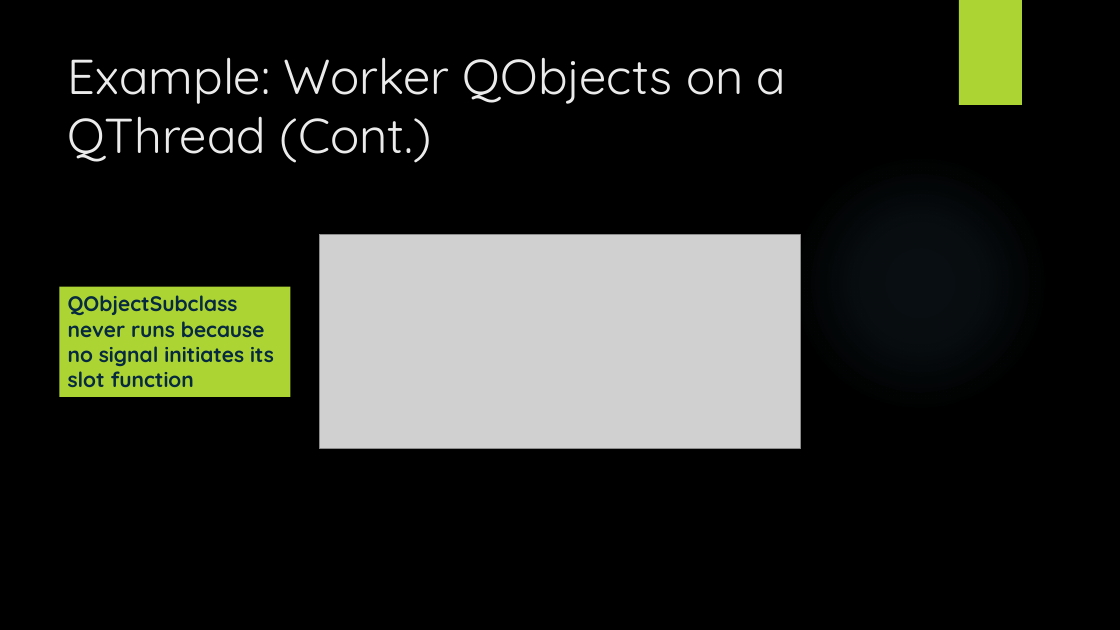
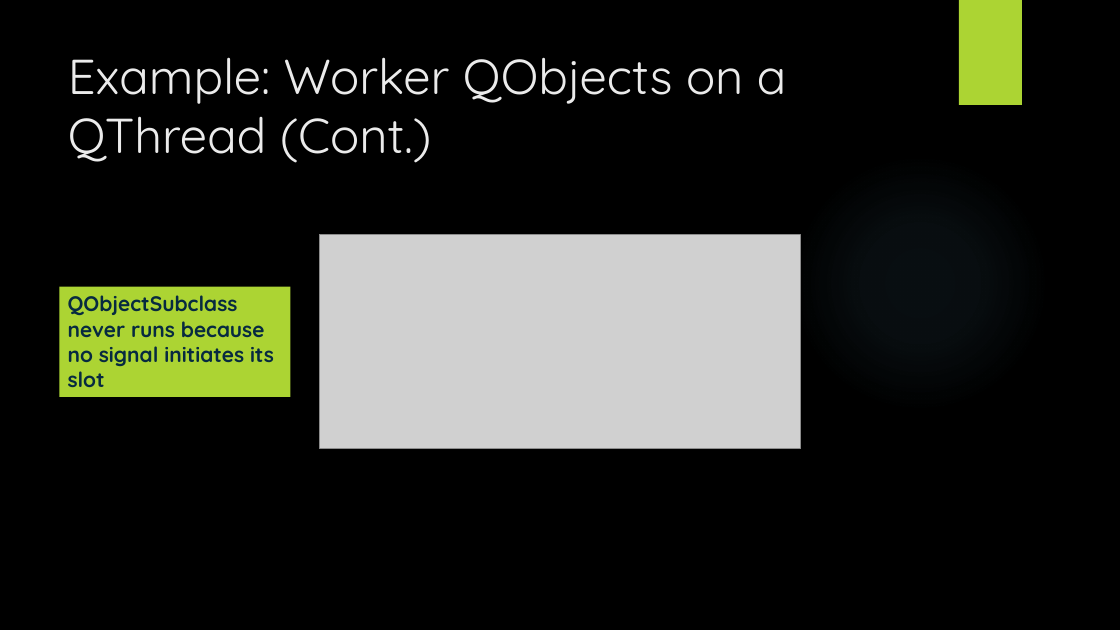
Before and after one commit to tylertrephan/qt-multithreading-tutorial, a slide deck: slide 14 of MultithreadingWithQt.pptx. Drawn at 1120x630 pixels with LibreOffice and Linux fonts; fonts in the diff are those of the drawing; grey boxes stand for pictures; background and template pictures are left out. Boxes give left, top, right and bottom in pixels: in the first picture for what was removed or moved away, otherwise in the second. Text is boxed around its words. In the diff, an @@ line names an element or a change of style, - is before the commit and + after.

```diff
--- a/MultithreadingWithQt.pptx
+++ b/MultithreadingWithQt.pptx
@@ text in rectangle at [68,295,274,387]: text changed @@
-QObjectSubclass never runs because no signal initiates its slot function
+QObjectSubclass never runs because no signal initiates its slot
```
Also in this commit, not shown: 9 other slides changed.
